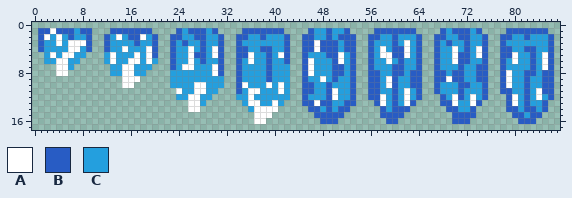
Sprite sheet: data/sprites/effects/water-stream.png. Above, as it was before the edit.
The file is 88x18 pixels.
Palette (. is transparent): A #ffffff  B #285cc4  C #249fde
Pixels before, first column x 1:
 1 BBABBBCBB...BBBBBBB....BCBBBCB....BBBBBBB....BCCBCCB....BBBBBBB....BCBBBCB....BBBBBBB.
 2 BACACBCCB..BCACBBACB..BBCCBBCCB..BBCCBCCCB..BBCCBCBBB..BBCCBCCCB..BBCCBBCCB..BBCCBCCCB
 3 BCCACAAAB..BCCCCBCCB..BCBCCBCCB..BCCCCCCCB..BBABBBCBB..BCCCBCACB..BCBCCBCCB..BCCCCCCCB
 4 BCCCCAACB..BCCACCCAB..BCCACBCAB..BBCCBBCCB..BBABBBCBB..BCACBBACB..BCCACBCAB..BBCCBBCCB
 5 .CACAACC...CACCCACAB..BCCABBCAB..BBACCBCAB..BCCCBBACB..BCAABBACB..BCCABBCAB..BBACCBCAB
 6 .CCAACC....CACCAACAC..BCCACBCCB..BCACCBCCB..BACCCBACB..BCCACBCCB..BCCABBCCB..BCACCBCAB
 7 ...AAC......CCAACCC...BCAACCCAB..BCCCCBCCC..BACCCBBCB..BCCCBBCCB..BCCCBCCBB..BCCCCBCAB
 8 ...AA.......CCAACC....CCCCCCCAB..BCCCCBCCC..BACCCBBCB..BBCCBBCBB..BBCBBCCBB..BACCBBCBB
 9 ..............AAA.....CCCCCCCCC..BCCCCBCCC..BCCACBCCB..BBCABCCBB..BBABBCCBB..BACCBCCBB
10 ..............AA......CCCCAACCC..BACCCACAC..BBCCBCCCB..BBCABCCBB..BCCCBBCCB..BACCBCCBB
11 .......................ACCAACC...BCAACCCAC..BBCCBACCB..BBCCBCACB..BCCCBCCCB..BBCCBCABB
12 .......................CCAACC....CCACCCCCC..BCCCBACCB..BBACBCACB...BCABCACB...BACBCACB
13 .........................AAC......CAACCAC...BBABBCCBB...BACBCAB....BBACCAB....BACBCCB.
14 .........................AA........CAAAA.....BBCBCBB.....BCBBB......BBCCB.....BBCBBCB.
15 ....................................AAA.......BBBBB......BBBB........BBBB......BBCBB..
16 ....................................AA.........BBB........BB.........BBB........BBB...
The same view after the edit:
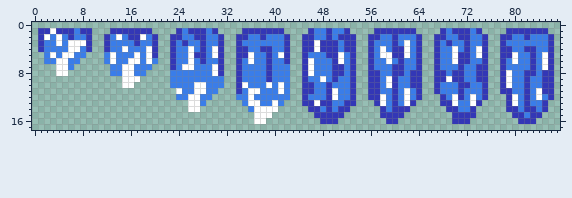
Changes in this commit:
{"colour":"B","old":"#285cc4","new":"#3337b6"}
{"colour":"C","old":"#249fde","new":"#3a7de9"}
{"label":"changed","picture_box":[38,28,554,124]}
